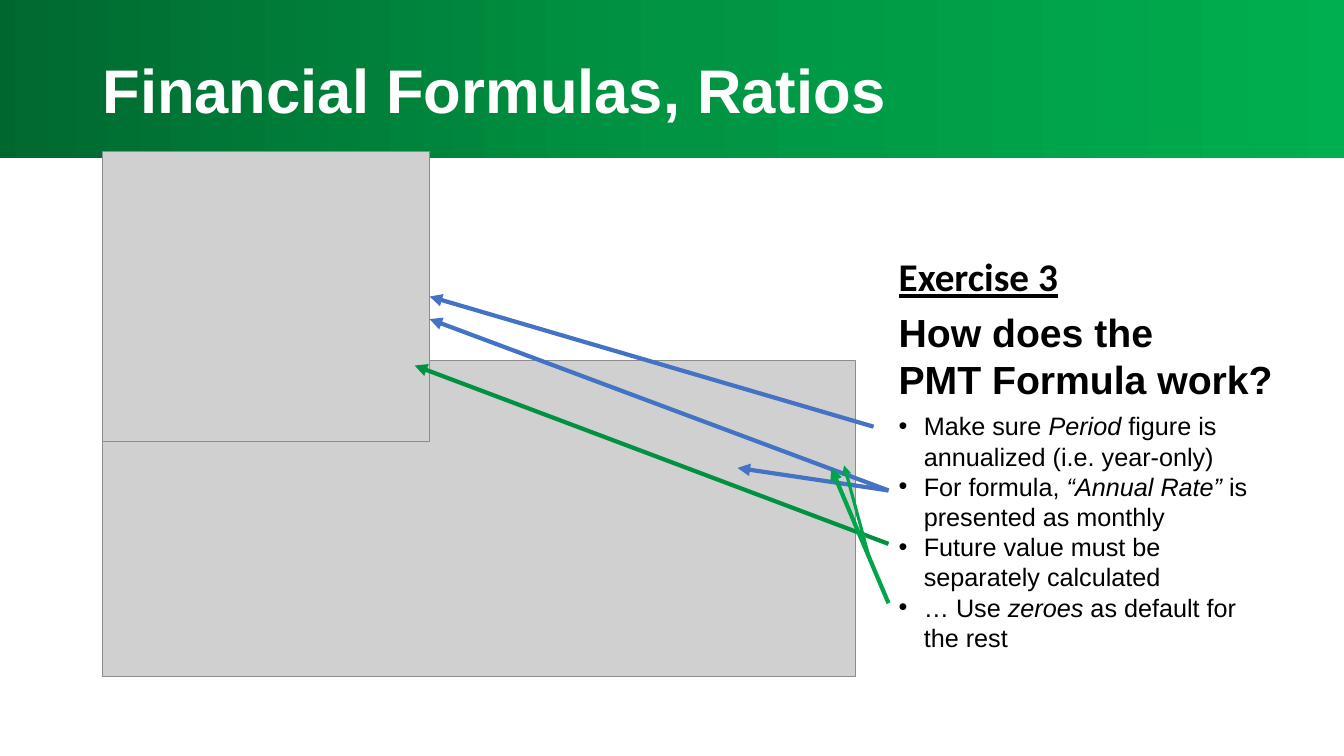
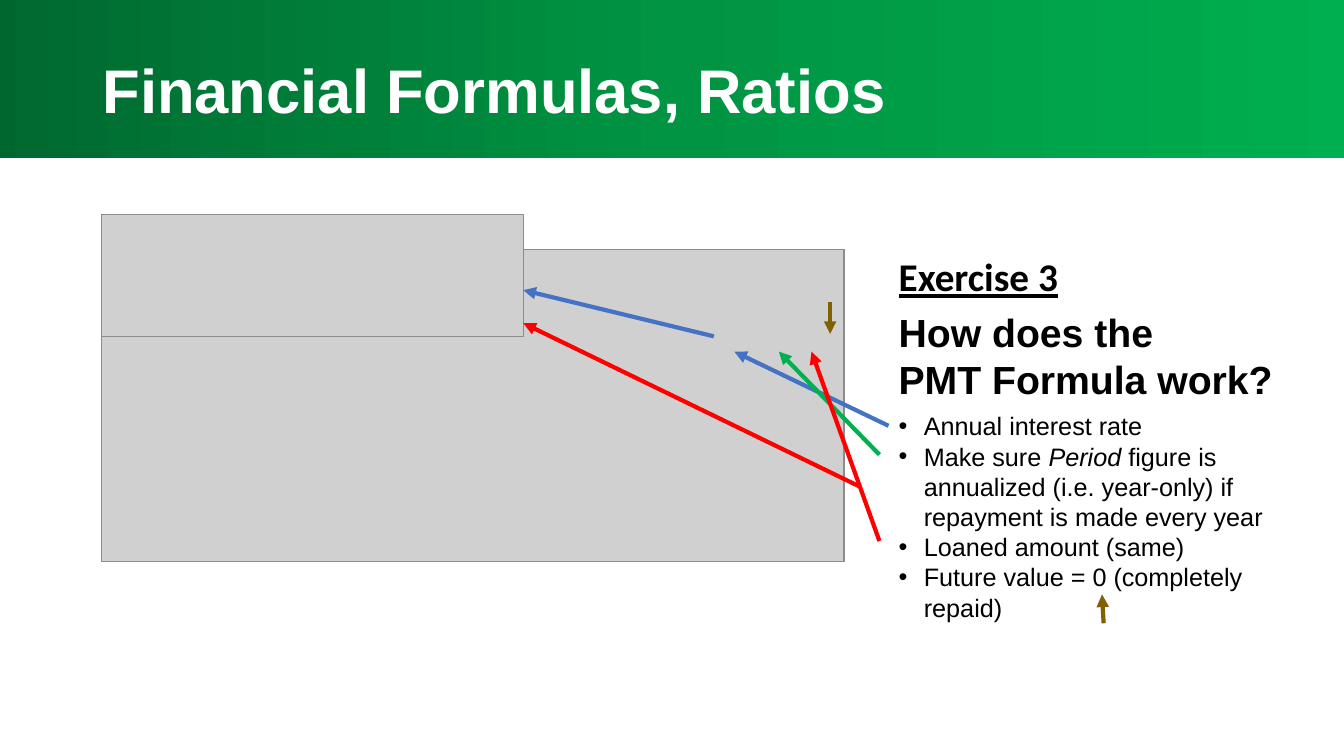
Before and after one commit to shongyang/shongyang.github.io, a slide deck: slide 14 of asset/kiv/Excel 101 - Accounting (Slides).ppsx. Drawn at 1344x756 pixels with LibreOffice and Linux fonts; fonts in the diff are those of the drawing; grey boxes stand for pictures. Boxes give left, top, right and bottom in pixels: in the first picture for what was removed or moved away, otherwise in the second. Text is boxed around its words. In the diff, an @@ line names an element or a change of style, - is before the commit and + after.

```diff
--- a/asset/kiv/Excel 101 - Accounting (Slides).ppsx
+++ b/asset/kiv/Excel 101 - Accounting (Slides).ppsx
@@ picture removed at <box>103,152,430,442</box> @@
@@ picture added at <box>101,215,523,337</box> @@
@@ picture added at <box>101,249,844,562</box> @@
@@ arrow added from (714, 337) to (523, 290), #4472C4 3 pt @@
@@ arrow moved from (889, 491) - (430, 320) to (859, 486) - (523, 324) @@
@@ arrow (859, 486) - (523, 324): stroke #4472C4 3 pt to #FF0000 3 pt @@
@@ arrow added from (831, 302) to (831, 334), #806000 3 pt @@
@@ arrow moved from (874, 426) - (430, 296) to (889, 425) - (735, 352) @@
@@ arrow added from (879, 455) to (779, 352), #00B050 3 pt @@
@@ arrow added from (879, 541) to (812, 352), #FF0000 3 pt @@
@@ picture removed at <box>103,360,855,677</box> @@
@@ arrow removed from (889, 544) to (414, 366) @@
@@ text at <box>924,416,1263,622</box>: text changed @@
-• Make sure Period figure is annualized (i.e. year-only)
-• For formula, “Annual Rate” is presented as monthly
-• Future value must be separately calculated
-• … Use zeroes as default for the rest
+• Annual interest rate
+• Make sure Period figure is annualized (i.e. year-only) if repayment is made every year
+• Loaned amount (same)
+• Future value = 0 (completely repaid)
@@ arrow removed from (889, 491) to (738, 468) @@
@@ arrow removed from (889, 603) to (832, 468) @@
@@ arrow removed from (869, 558) to (844, 466) @@
@@ arrow added from (1104, 623) to (1102, 595), #806000 3 pt @@
```
